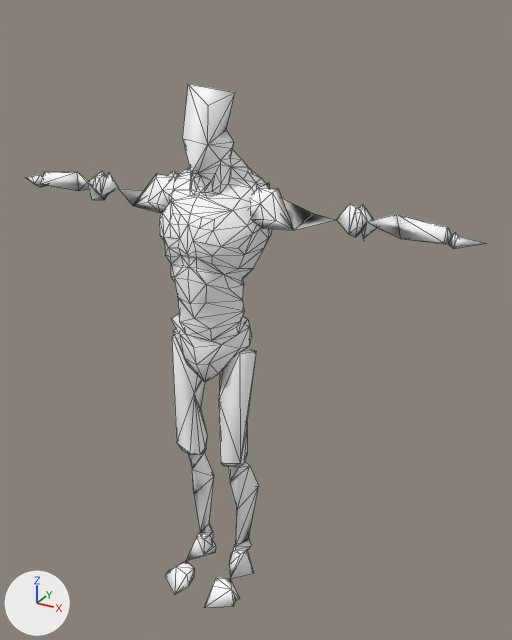
One commit to the glTF model apps/web/public/assets/characters/campus_body_lod.glb: the scene before it, then after it.
The view is the same before and after, from a 50 mm lens placed at (1.169, -1.82, 2.003), pointed at (0.098, 0.127, 1.03). The lights are fixed; the arrows at lower left show +X, +Y and +Z. The older version comes first. Mesh edges are drawn as thin lines.

Names of what the first picture shows: 'CampusBody'.
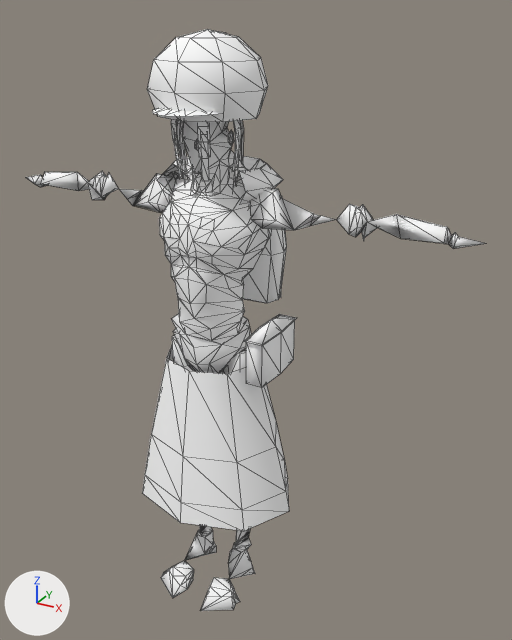
Pixel boxes (x1, y1, x2, y2) of what changed, in the pictures (512 x 640 px):
'CampusBody', reshaped (11% taller)
    before: (25, 84, 486, 608)
    after: (25, 29, 486, 611)
part 1 of me_campusbody, added
    after: (228, 130, 234, 145)
part 2 of me_campusbody, built on
    before: (181, 84, 266, 192)
    after: (126, 29, 335, 531)
part 3 of me_campusbody, built on
    before: (165, 480, 258, 608)
    after: (161, 525, 255, 611)

What changed in the scene script:
```text
Change me_campusbody:
    used by ob_campusbody; location = (0.0, 0.0, 0.0)
    remove me_campusbody.from_pydata(...)  # 464 vertices, 892 faces; spans x -0.83..0.83, y -0.2..0.16, z 0.0..1.8
    add me_campusbody.from_pydata(...)  # 1306 vertices, 1958 faces; spans x -0.83..0.83, y -0.23..0.33, z 0.0..1.95
    me_campusbody part 1: a new loose piece, a UV sphere (6 segments, 3 rings, poles along z) spanning x 0.072..0.084, y 0.001..0.023, z 1.632..1.678, in mat_body (white #ffffff)
    me_campusbody part 2: 24 vertices moved from x -0.14..0.14, y -0.09..0.16, z 1.5..1.77 to x -0.13..0.13, y -0.08..0.15, z 1.5..1.79; 4 vertices removed from x -0.06..0.05, y -0.07..0.09, z 1.64..1.8; 708 vertices added at x -0.34..0.34, y -0.23..0.33, z 0.39..1.95
    me_campusbody part 3: 26 vertices moved from x -0.15..0.15, y -0.14..0.07, z 0.0..0.11 to x -0.16..0.16, y -0.16..0.06, z 0.0..0.12; 14 vertices removed from x -0.16..0.16, y -0.2..0.08, z 0.01..0.12; 110 vertices added at x -0.16..0.16, y -0.22..0.09, z 0.0..0.15
    other edits to the shape of me_campusbody do not show in these pictures
```
